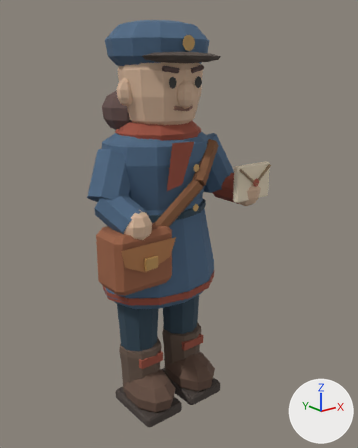
A saved change to the glTF model assets/models/props/letter_carrier.glb.
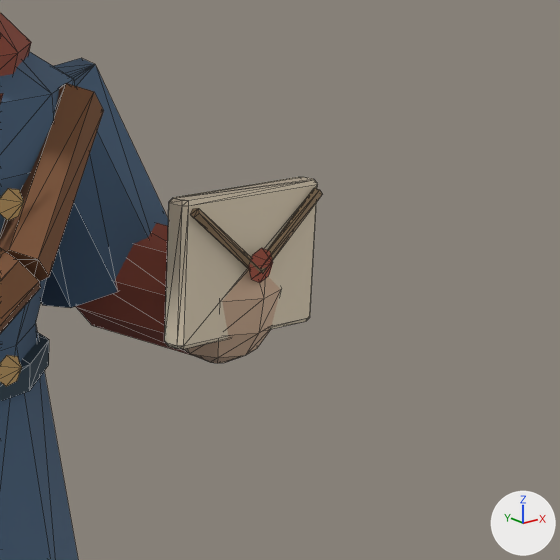
Each version appears first whole from a camera (50 mm lens) standing at (-1.071, -1.447, 1.298) and looking at (0.062, -0.031, 0.732), and next in a close-up on the part from 54% to 92% of the width and 27% to 57% of the height. The lights are fixed; the arrows at lower right show +X, +Y and +Z. The first two pictures are the older version. The close-ups show mesh edges as thin lines. Where no turn or scale is listed for an object, it has been applied to the vertices. Vertices at exactly the same position are counted once.

Before the edit, the objects in view are built like this:
```python
me_coat_and_head = bpy.data.meshes.new('Coat and head')
me_coat_and_head.from_pydata(...)  # 829 vertices, 1491 faces; spans x -0.311..0.241, y -0.217..0.195, z 0.46..1.448
# faces by material slot: [1457, 34]
me_coat_and_head.materials.append(mat_paint__linen_and_weathered_wood)
me_coat_and_head.materials.append(mat_worn_metal)
me_shoulder_r = bpy.data.meshes.new('Shoulder.R')
me_shoulder_r.from_pydata(...)  # 144 vertices, 254 faces; spans x -0.065..0.185, y -0.216..0.068, z -0.235..0.031
me_shoulder_r.materials.append(mat_paint__linen_and_weathered_wood)
ob_coat_and_head = bpy.data.objects.new('Coat and head', me_coat_and_head)
ob_coat_and_head.location = (0.0, 0.0, 0.0)
ob_shoulder_r = bpy.data.objects.new('Shoulder.R', me_shoulder_r)
ob_shoulder_r.location = (0.191, 0.004, 1.028)
```
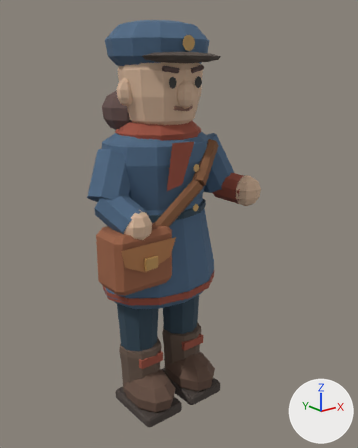
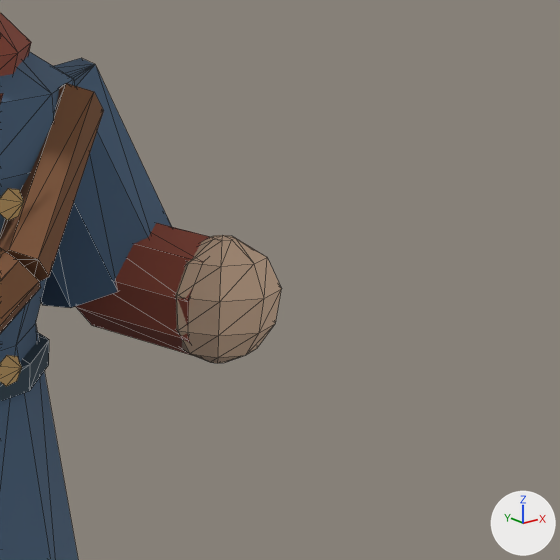
Location of each change, (x1, y1, x2, y2) in pixels of the close-ups (560 x 560 px):
'Shoulder.R', reshaped (14% narrower)
    before: (41, 58, 322, 363)
    after: (41, 58, 282, 363)
part 1 of me_shoulder_r, deleted (brown)
    before: (164, 177, 318, 349)
part 2 of me_shoulder_r, deleted (brown)
    before: (190, 208, 262, 273)
part 3 of me_shoulder_r, deleted (brown)
    before: (261, 188, 322, 274)
part 4 of me_shoulder_r, deleted (red)
    before: (248, 248, 273, 283)

The change, as a list of edits to the scene's bpy script:
```text
Change me_shoulder_r:
    used by ob_shoulder_r; location = (0.191, 0.004, 1.028)
    remove me_shoulder_r.from_pydata(...)  # 144 vertices, 254 faces; spans x -0.065..0.185, y -0.216..0.068, z -0.235..0.031
    add me_shoulder_r.from_pydata(...)  # 84 vertices, 156 faces; spans x -0.065..0.157, y -0.216..0.068, z -0.235..0.031
    me_shoulder_r part 1: the loose piece of 32 vertices spanning x 0.011..0.185, y -0.201..-0.177, z -0.203..-0.069 is deleted
    me_shoulder_r part 2: the loose piece of 10 vertices spanning x 0.015..0.103, y -0.212..-0.202, z -0.146..-0.075 is deleted
    me_shoulder_r part 3: the loose piece of 10 vertices spanning x 0.097..0.179, y -0.211..-0.201, z -0.146..-0.075 is deleted
    me_shoulder_r part 4: the loose piece of 8 vertices spanning x 0.083..0.115, y -0.211, z -0.152..-0.12 is deleted
```
